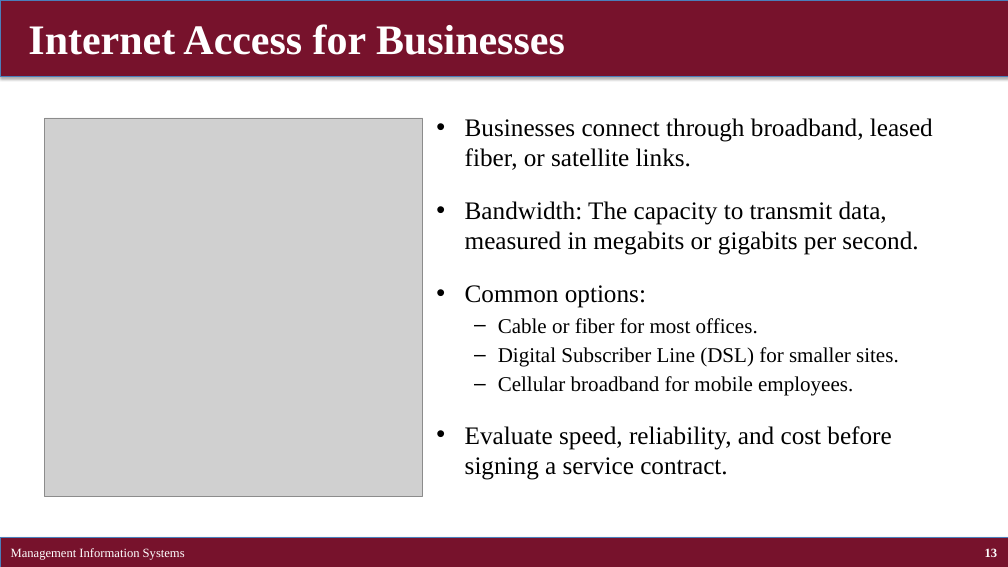
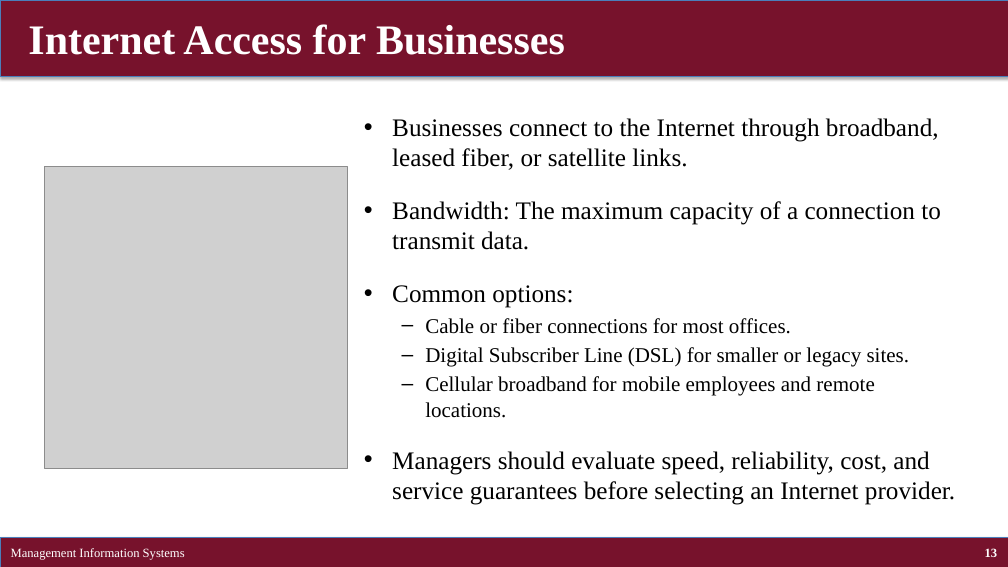
Before and after one commit to brianhwpark/brianhwpark.github.io, a slide deck: slide 13 of files/teaching-resources/concordiacollege-busn-315/busn-315-lecture-note/busn315-ch07.pptx. Drawn at 1008x567 pixels with LibreOffice and Linux fonts; fonts in the diff are those of the drawing; grey boxes stand for pictures. Boxes give left, top, right and bottom in pixels: in the first picture for what was removed or moved away, otherwise in the second. Text is boxed around its words. In the diff, an @@ line names an element or a change of style, - is before the commit and + after.

```diff
--- a/files/teaching-resources/concordiacollege-busn-315/busn-315-lecture-note/busn315-ch07.pptx
+++ b/files/teaching-resources/concordiacollege-busn-315/busn-315-lecture-note/busn315-ch07.pptx
@@ text "Businesses connect to the Internet ..." moved from (x1=465, y1=118, x2=933, y2=480) to (x1=392, y1=118, x2=955, y2=505) @@
@@ text at (x1=392, y1=118, x2=941, y2=250): text changed @@
-• Businesses connect through broadband, leased fiber, or satellite links.
-• Bandwidth: The capacity to transmit data, measured in megabits or gigabits per second.
+• Businesses connect to the Internet through broadband, leased fiber, or satellite links.
+• Bandwidth: The maximum capacity of a connection to transmit data.
@@ picture resized from (x1=45, y1=118, x2=423, y2=496) to (x1=45, y1=166, x2=347, y2=469) @@
@@ text at (x1=392, y1=318, x2=955, y2=505): text changed @@
-  – Cable or fiber for most offices.
-  – Digital Subscriber Line (DSL) for smaller sites.
-  – Cellular broadband for mobile employees.
-• Evaluate speed, reliability, and cost before signing a service contract.
+  – Cable or fiber connections for most offices.
+  – Digital Subscriber Line (DSL) for smaller or legacy sites.
+  – Cellular broadband for mobile employees and remote locations.
+• Managers should evaluate speed, reliability, cost, and service guarantees before selecting an Internet provider.
```
Also in this commit, not shown: 16 other slides changed, 1 slide added, 3 slides removed, 1 other file.
